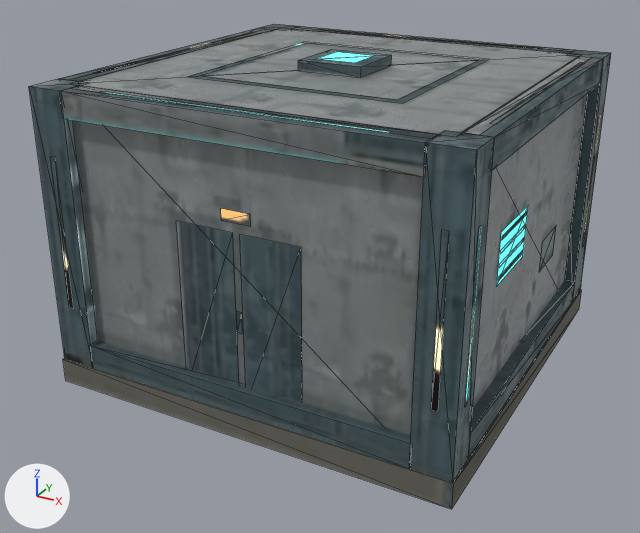
Two versions of the glTF model game/world/models/hull_standard_closed.glb, one commit apart.
Camera for both pictures: a 50 mm camera at (0.947, -1.844, 1.125) aimed at (-0.024, -0.078, 0.242). The axes (+X, +Y, +Z) are drawn at lower left. The lights are the same throughout. The first picture is the older version. Mesh edges are drawn as thin lines. Vertices at exactly the same position are counted once.

The first picture shows 'te_hull_standard_closed'.
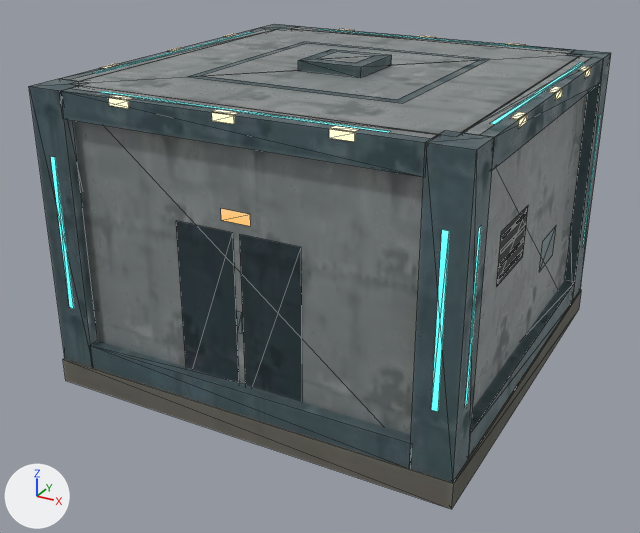
What differs and where, as boxes (x1, y1, x2, y2) in the pictures (640 x 533 px):
part 1 of me_te_hull_standard_closed, added
    after: (101, 29, 591, 142)
part 2 of me_te_hull_standard_closed, surface changed
    both: (31, 24, 610, 483)

The change, as a diff of the scene's bpy script:
```diff
--- a/game/world/models/hull_standard_closed.glb.py
+++ b/game/world/models/hull_standard_closed.glb.py
@@ me_te_hull_standard_closed @@
 # used by ob_te_hull_standard_closed; location = (0.0, 0.0, 0.0)
-me_te_hull_standard_closed.from_pydata(...)  # 252 vertices, 278 faces; spans x -0.5..0.5, y -0.5..0.5, z 0.0..0.745
+me_te_hull_standard_closed.from_pydata(...)  # 348 vertices, 326 faces; spans x -0.5..0.5, y -0.5..0.5, z 0.0..0.745
+# me_te_hull_standard_closed part 1
+# 48 vertices are added at x -0.499..0.499, y -0.499..0.499, z 0.704..0.722
+# 24 new vertices lie (0.05, 0.0, 0.0) away from vertices in x -0.276..0.226, y -0.499..0.499, z 0.704..0.722
+# 24 new vertices lie (0.0, 0.05, 0.0) away from vertices in x -0.499..0.499, y -0.276..0.226, z 0.704..0.722
+# 48 new faces join them
+# me_te_hull_standard_closed part 2: 202 kept faces spanning x -0.498..0.498, y -0.498..0.498, z 0.06..0.745 get new texture (UV) coordinates
 me_te_hull_standard_closed.materials.append(mat_te_hull_standard_closed)
```
